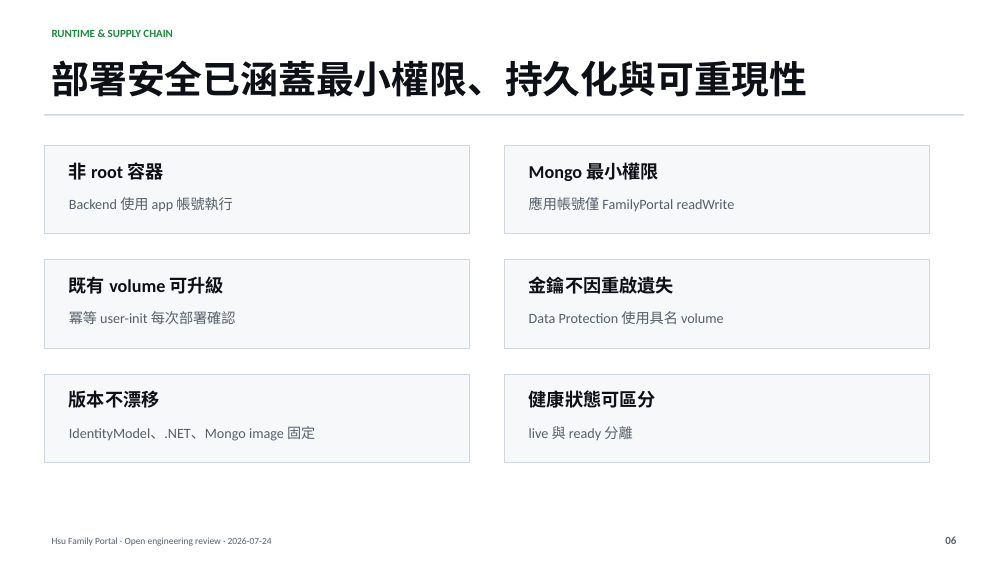
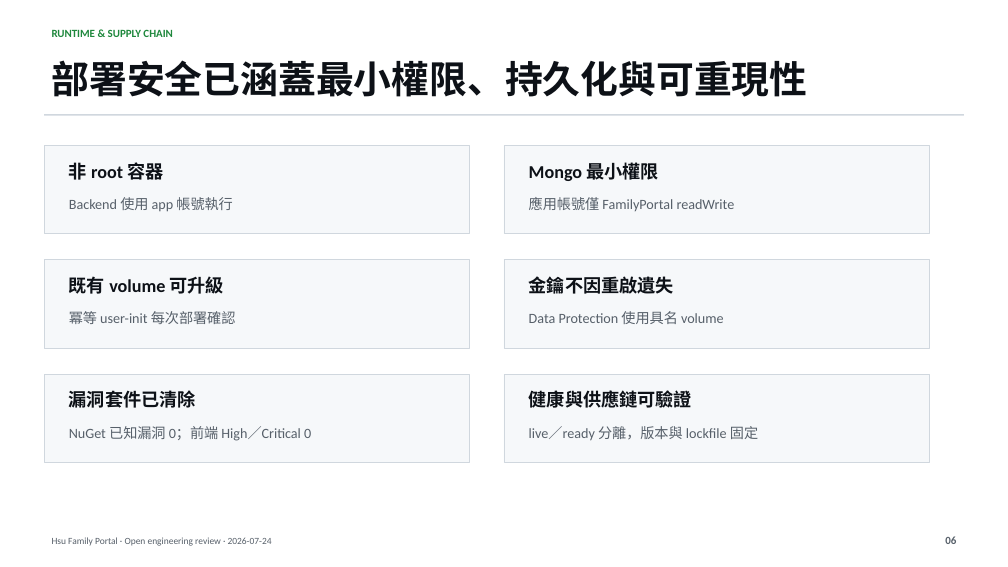
Before and after one commit to helloapple080/HsuFamily, a slide deck: slide 6 of docs/presentation/HsuFamily-Enterprise-Readiness.pptx. Drawn at 1008x567 pixels with LibreOffice and Linux fonts; fonts in the diff are those of the drawing. Boxes give left, top, right and bottom in pixels: in the first picture for what was removed or moved away, otherwise in the second. Text is boxed around its words. In the diff, an @@ line names an element or a change of style, - is before the commit and + after.

```diff
--- a/docs/presentation/HsuFamily-Enterprise-Readiness.pptx
+++ b/docs/presentation/HsuFamily-Enterprise-Readiness.pptx
@@ text at (69,390,196,408): text changed @@
-版本不漂移
+漏洞套件已清除
@@ text at (529,390,692,408): text changed @@
-健康狀態可區分
+健康與供應鏈可驗證
@@ text at (69,426,311,441): text changed @@
-IdentityModel、.NET、Mongo image 固定
+NuGet 已知漏洞 0；前端 High／Critical 0
@@ text at (529,426,758,441): text changed @@
-live 與 ready 分離
+live／ready 分離，版本與 lockfile 固定
```
Also in this commit, not shown: 6 other slides changed, 12 other files.
